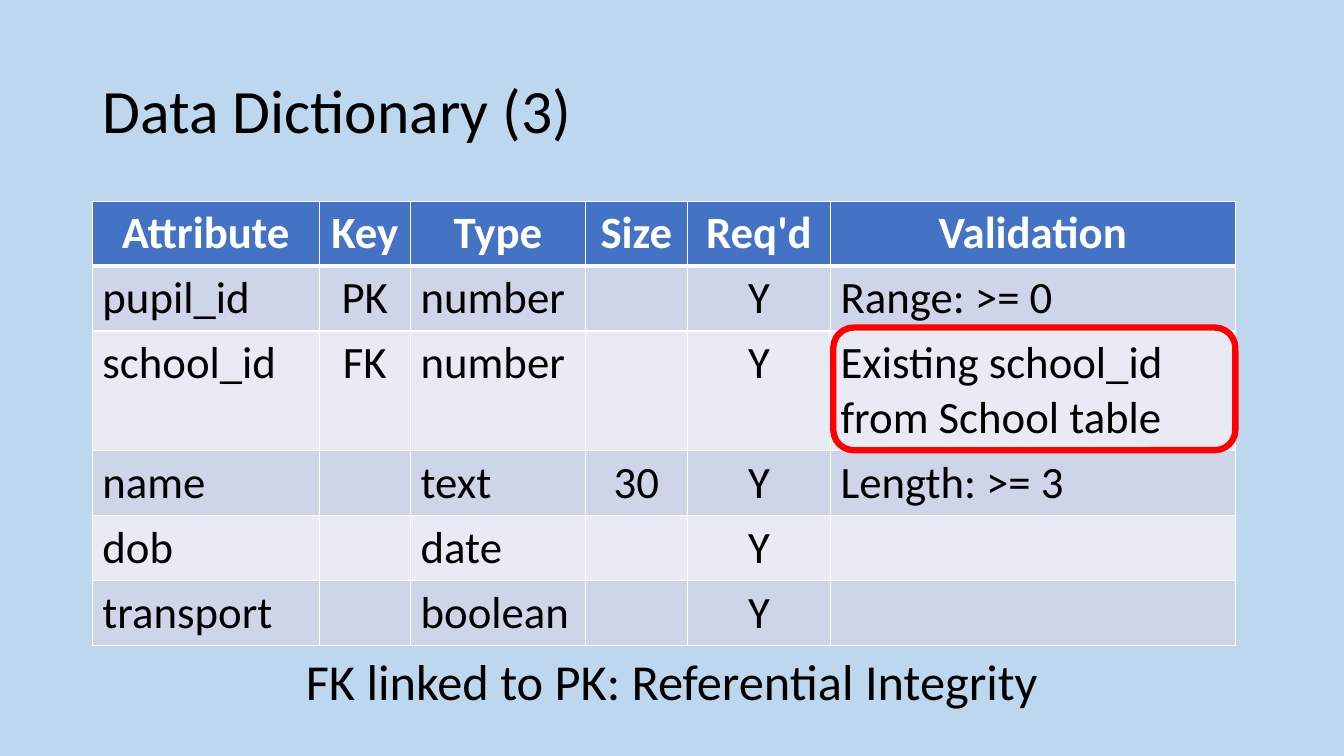
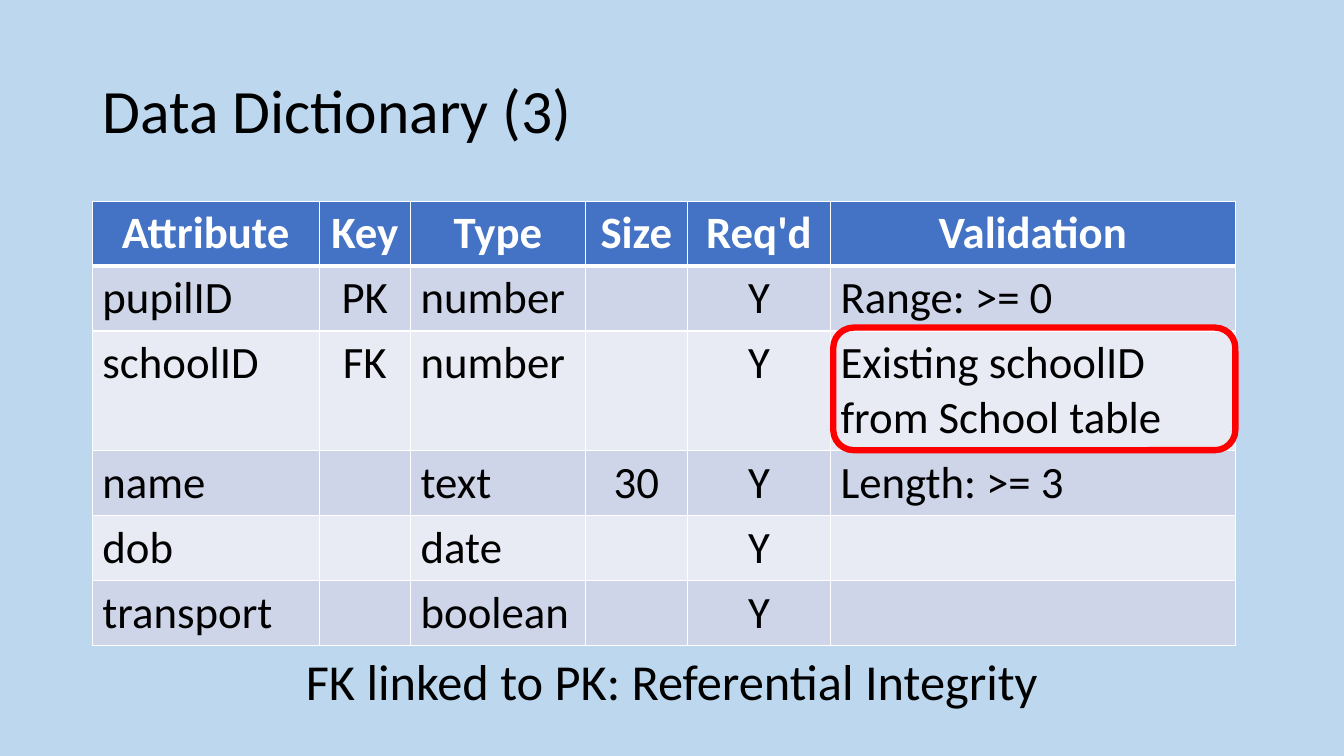
Before and after one commit to MrFriendCS/MrFriendCS.github.io, a slide deck: slide 175 of n5/ddd/N5 CS DDD Slides.pptx. Drawn at 1344x756 pixels with LibreOffice and Linux fonts; fonts in the diff are those of the drawing. Boxes give left, top, right and bottom in pixels: in the first picture for what was removed or moved away, otherwise in the second. Text is boxed around its words. In the diff, an @@ line names an element or a change of style, - is before the commit and + after.

```diff
--- a/n5/ddd/N5 CS DDD Slides.pptx
+++ b/n5/ddd/N5 CS DDD Slides.pptx
@@ table at (93, 202, 1236, 640) @@
-row 2, column 1: pupil_id
+row 2, column 1: pupilID
-row 3, column 1: school_id
+row 3, column 1: schoolID
-row 3, column 6: Existing school_id from School table
+row 3, column 6: Existing schoolID from School table
```
Also in this commit, not shown: 48 other slides changed, 2 other files.
